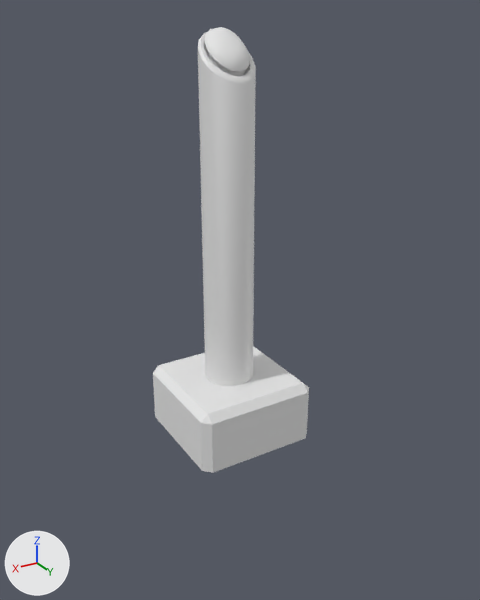
What one commit did to the Blender file Assets/Models/Devices/buttons.blend.
Rendered twice from a 50 mm camera at (1.21, 2.11, 1.63) aimed at (0.0, 0.09, 0.62). The lights are fixed; the arrows at lower left show +X, +Y and +Z.

Objects in the first picture: 'ButtonHand', 'ButtonHandHandle'.
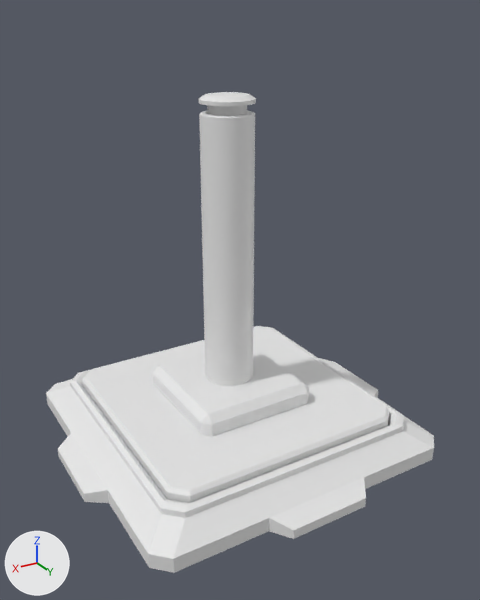
Edits to the scene script, one JSON object a line:
```json
{"block": "me_cylinder", "where": "# used by ob_buttonhand; location = (0.0, 0.0, 0.0)"}
{"op": "remove", "block": "me_cylinder", "code": "me_cylinder.from_pydata(...)  # 100 vertices, 82 faces; spans x -0.25..0.25, y -0.25..0.25, z 0.0..1.57"}
{"op": "add", "block": "me_cylinder", "code": "me_cylinder.from_pydata(...)  # 116 vertices, 98 faces; spans x -0.25..0.25, y -0.25..0.25, z 0.0..1.31"}
{"block": "me_cylinder", "change": "me_cylinder part 1"}
{"block": "me_cylinder", "change": "16 vertices are removed from x -0.08..0.08, y -0.08..0.08, z 1.39..1.53"}
{"block": "me_cylinder", "change": "17 faces are deleted"}
{"block": "me_cylinder", "change": "4 vertices in x -0.09..0.09, y 0.03..0.04, z 1.46..1.47 move by (0.0, 0.0, -0.16)"}
{"block": "me_cylinder", "change": "4 vertices in x -0.1..0.1, y 0.0, z 1.49..1.5 move by (0.0, 0.0, -0.19)"}
{"block": "me_cylinder", "change": "4 vertices in x -0.09..0.09, y -0.04..-0.03, z 1.52..1.53 move by (0.0, 0.0, -0.22)"}
{"block": "me_cylinder", "change": "3 vertices in x -0.04..0.04, y 0.08..0.09, z 1.42..1.43 move by (0.0, 0.0, -0.12)"}
{"block": "me_cylinder", "change": "3 vertices in x -0.04..0.04, y -0.09..-0.08, z 1.56..1.57 move by (0.0, 0.0, -0.26)"}
{"block": "me_cylinder", "change": "30 vertices move from x -0.09..0.09, y -0.1..0.1, z 1.41..1.57 to x -0.1..0.1, y -0.1..0.1, z 1.3..1.31"}
{"block": "me_cylinder", "change": "32 vertices are added at x -0.07..0.07, y -0.07..0.07, z 1.29..1.3"}
{"block": "me_cylinder", "change": "33 new faces join them"}
{"block": "me_cylinder_001", "where": "# used by ob_buttonhandhandle; parent = ob_buttonhand; location = (0.0, 0.0, 0.0)"}
{"op": "remove", "block": "me_cylinder_001", "code": "me_cylinder_001.from_pydata(...)  # 112 vertices, 98 faces; spans x -0.077..0.077, y -0.08..0.085, z 1.413..1.585"}
{"op": "add", "block": "me_cylinder_001", "code": "me_cylinder_001.from_pydata(...)  # 80 vertices, 66 faces; spans x -0.101..0.101, y -0.101..0.101, z 1.286..1.367"}
{"block": "me_cylinder_001", "change": "me_cylinder_001 part 2: the whole mesh is rebuilt"}
{"block": "me_cylinder_001", "change": "me_cylinder_001 part 3"}
{"block": "me_cylinder_001", "change": "48 vertices are added at x -0.101..0.101, y -0.101..0.101, z 1.286..1.367"}
{"block": "me_cylinder_001", "change": "16 new vertices lie (0.0, 0.0, 0.054) away from vertices in x -0.071..0.071, y -0.071..0.071, z 1.286"}
{"block": "me_cylinder_001", "change": "16 new vertices lie (0.0, 0.0, 0.014) away from vertices in x -0.101..0.101, y -0.101..0.101, z 1.34"}
{"block": "me_cylinder_001", "change": "66 new faces join them"}
{"op": "remove", "block": "ob_buttonlg", "code": "ob_buttonlg.hide_set(True)"}
{"op": "remove", "block": "ob_buttonlghandle", "code": "ob_buttonlghandle.hide_set(True)"}
```

Boxes [x1, y1, x2, y2] around the edits, measured in the pictures (480 x 600 px):
```json
{"object": "ButtonHand", "change": "reshaped", "before": [153, 32, 309, 473], "after": [153, 110, 309, 436]}
{"object": "ButtonLg", "change": "shown", "after": [46, 326, 434, 573]}
{"object": "ButtonLgHandle", "change": "shown", "after": [82, 326, 389, 503]}
{"object": "ButtonHandHandle", "change": "reshaped", "before": [204, 27, 250, 77], "after": [198, 92, 256, 116], "on screen": "26% wider, 51% shorter"}
{"part": 1, "of": "me_cylinder", "change": "built on", "before": [204, 39, 250, 75]}
{"part": 2, "of": "me_cylinder_001", "change": "deleted", "before": [204, 27, 250, 77]}
{"part": 3, "of": "me_cylinder_001", "change": "added", "after": [198, 92, 256, 116]}
```
